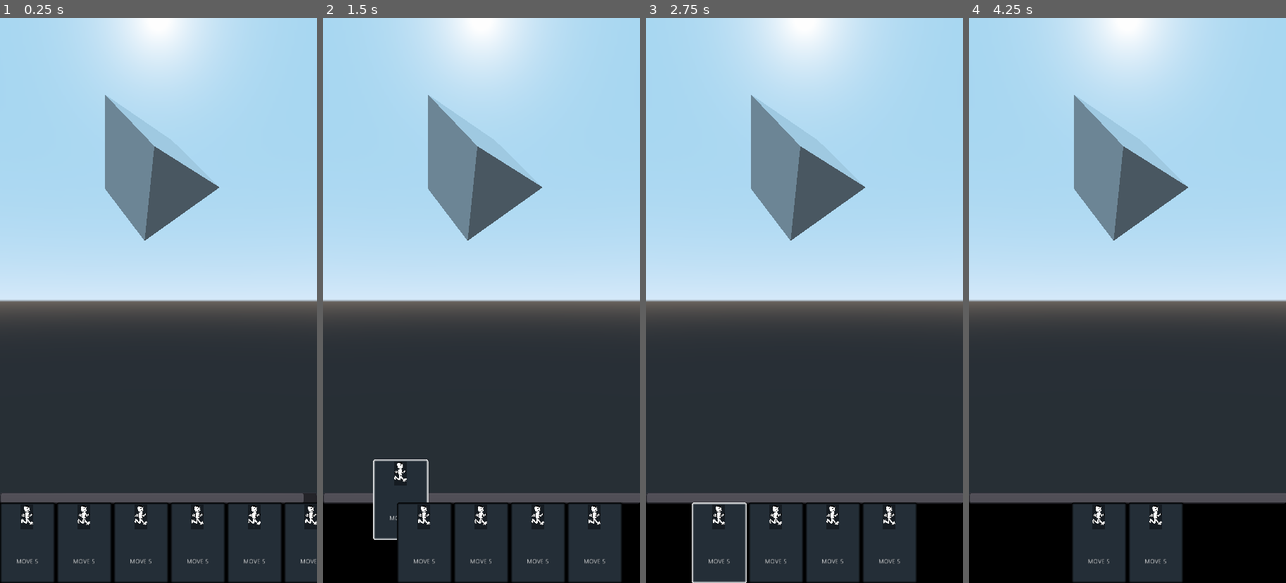
Above: before the commit, frames 1-4 (left to right).
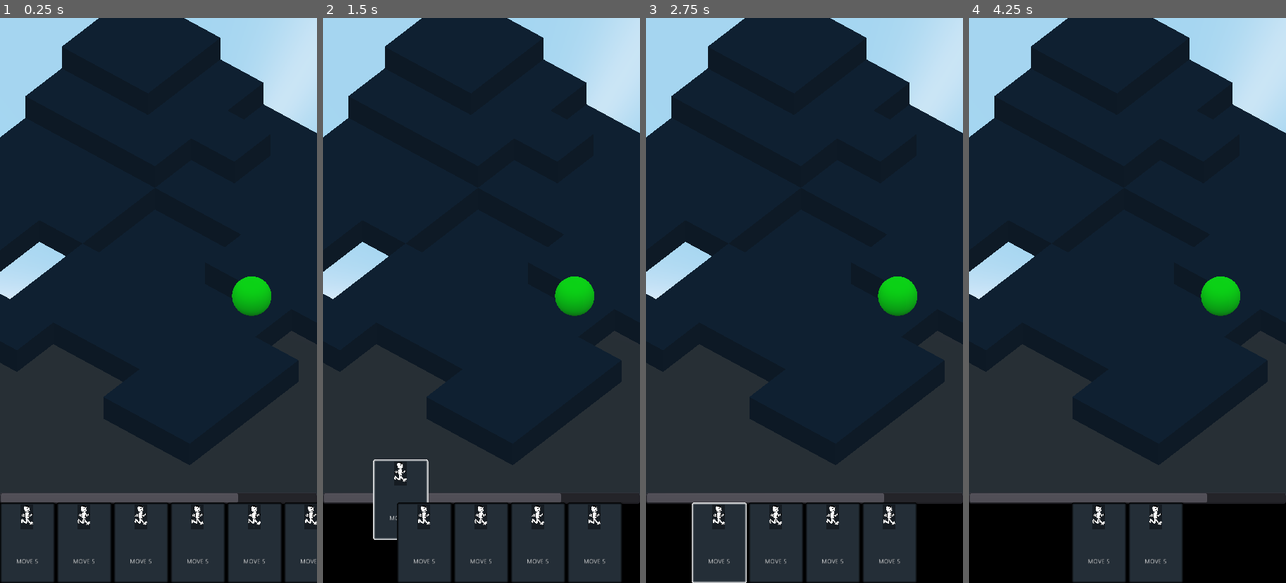
Above: after the commit, the same moments.

Repository: richardbonneau/space-rogue
Game: Godot game, scene res://Scenes/Main.tscn
Same seed, same stepped clock (60 frames per second), same inputs: the game is played once before the commit and once after it.
Inputs (mouse positions are in pixels of both pictures, inside the frame that each line leads up to):
- Up to frame 1 (0.25 s): no input
- Up to frame 2 (1.5 s): tap Enter at 0.5 s; drag from (351, 543) to (513, 176) at 0.52 s; drag from (367, 543) to (465, 413) at 1.27 s
- Up to frame 3 (2.75 s): move the mouse to (718, 543) at 2.02 s; click (718, 543) at 2.17 s
- Up to frame 4 (4.25 s): tap Space at 2.75 s; drag from (1098, 543) to (1032, 215) at 2.77 s; drag from (1127, 543) to (1143, 300) at 3.52 s

The runs differ from the first frame. In frame 1, 59% of the frame differs, in the area x 0-100%, y 0-86%; in frame 2, 59%; in frame 3, 59%; in frame 4, 59%.

Commit message:
started work on tiles and level

Diff:
--- a/Deck/Card.gd
+++ b/Deck/Card.gd
@@ -29,7 +29,7 @@
 			print("pressed")
 			drag_position = get_global_mouse_position() - rect_global_position
 			position_before_drag = self.rect_position
-			get_owner().held_object = self
+			#get_owner().held_object = self
 		else:
 			drag_position = null
 			self.rect_position = position_before_drag
--- a/Deck/Card.tscn
+++ b/Deck/Card.tscn
@@ -6,9 +6,8 @@
 [ext_resource path="res://Deck/CardStyleBox.tres" type="StyleBox" id=4]
 
 [node name="Card" type="Panel"]
-margin_top = 0.44545
 margin_right = 125.0
-margin_bottom = 182.945
+margin_bottom = 182.5
 rect_min_size = Vector2( 125, 182.5 )
 mouse_default_cursor_shape = 6
 custom_styles/panel = ExtResource( 4 )
--- /dev/null
+++ b/Entities/Player.tscn
@@ -0,0 +1,13 @@
+[gd_scene load_steps=3 format=2]
+
+[sub_resource type="SphereMesh" id=1]
+
+[sub_resource type="SpatialMaterial" id=2]
+albedo_color = Color( 0, 1, 0.0156863, 1 )
+
+[node name="Player" type="Spatial"]
+
+[node name="MeshInstance" type="MeshInstance" parent="."]
+transform = Transform( 0.7, 0, 0, 0, 0.7, 0, 0, 0, 0.7, 0, 0.7, 0 )
+mesh = SubResource( 1 )
+material/0 = SubResource( 2 )
--- /dev/null
+++ b/Level/GameBoard.tscn
@@ -0,0 +1,190 @@
+[gd_scene load_steps=3 format=2]
+
+[ext_resource path="res://Level/Tile.tscn" type="PackedScene" id=1]
+[ext_resource path="res://Entities/Player.tscn" type="PackedScene" id=2]
+
+[node name="GameBoard" type="Spatial"]
+
+[node name="Camera" type="Camera" parent="."]
+transform = Transform( 0.766044, -0.413176, 0.492404, 0, 0.766044, 0.642788, -0.642788, -0.492404, 0.586824, 29, 26, 25.4075 )
+projection = 1
+current = true
+size = 20.0
+
+[node name="Tiles" type="Spatial" parent="."]
+
+[node name="Tile" parent="Tiles" instance=ExtResource( 1 )]
+
+[node name="Tile2" parent="Tiles" instance=ExtResource( 1 )]
+transform = Transform( 1, 0, 0, 0, 1, 0, 0, 0, 1, 0, 0, -2 )
+
+[node name="Tile3" parent="Tiles" instance=ExtResource( 1 )]
+transform = Transform( 1, 0, 0, 0, 1, 0, 0, 0, 1, 0, 1, -4 )
+
+[node name="Tile4" parent="Tiles" instance=ExtResource( 1 )]
+transform = Transform( 1, 0, 0, 0, 1, 0, 0, 0, 1, 0, 2, -6 )
+
+[node name="Tile6" parent="Tiles" instance=ExtResource( 1 )]
+transform = Transform( 1, 0, 0, 0, 1, 0, 0, 0, 1, 0, 2, -8 )
+
+[node name="Tile7" parent="Tiles" instance=ExtResource( 1 )]
+transform = Transform( 1, 0, 0, 0, 1, 0, 0, 0, 1, 2, 0, 0 )
+
+[node name="Tile8" parent="Tiles" instance=ExtResource( 1 )]
+transform = Transform( 1, 0, 0, 0, 1, 0, 0, 0, 1, 2, 0, -2 )
+
+[node name="Tile9" parent="Tiles" instance=ExtResource( 1 )]
+transform = Transform( 1, 0, 0, 0, 1, 0, 0, 0, 1, 2, 1, -4 )
+
+[node name="Tile10" parent="Tiles" instance=ExtResource( 1 )]
+transform = Transform( 1, 0, 0, 0, 1, 0, 0, 0, 1, 2, 2, -6 )
+
+[node name="Tile12" parent="Tiles" instance=ExtResource( 1 )]
+transform = Transform( 1, 0, 0, 0, 1, 0, 0, 0, 1, 2, 2, -8 )
+
+[node name="Tile13" parent="Tiles" instance=ExtResource( 1 )]
+transform = Transform( 1, 0, 0, 0, 1, 0, 0, 0, 1, 4, 0, 0 )
+
+[node name="Tile14" parent="Tiles" instance=ExtResource( 1 )]
+transform = Transform( 1, 0, 0, 0, 1, 0, 0, 0, 1, 4, 0, -2 )
+
+[node name="Tile15" parent="Tiles" instance=ExtResource( 1 )]
+transform = Transform( 1, 0, 0, 0, 1, 0, 0, 0, 1, 4, 1, -4 )
+
+[node name="Tile16" parent="Tiles" instance=ExtResource( 1 )]
+transform = Transform( 1, 0, 0, 0, 1, 0, 0, 0, 1, 4, 1, -6 )
+
+[node name="Tile17" parent="Tiles" instance=ExtResource( 1 )]
+transform = Transform( 1, 0, 0, 0, 1, 0, 0, 0, 1, 4, 0, -8 )
+
+[node name="Tile18" parent="Tiles" instance=ExtResource( 1 )]
+transform = Transform( 1, 0, 0, 0, 1, 0, 0, 0, 1, 4, 1, -8 )
+
+[node name="Tile19" parent="Tiles" instance=ExtResource( 1 )]
+transform = Transform( 1, 0, 0, 0, 1, 0, 0, 0, 1, 6, -1, 0 )
+
+[node name="Tile20" parent="Tiles" instance=ExtResource( 1 )]
+transform = Transform( 1, 0, 0, 0, 1, 0, 0, 0, 1, 6, -1, -2 )
+
+[node name="Tile21" parent="Tiles" instance=ExtResource( 1 )]
+transform = Transform( 1, 0, 0, 0, 1, 0, 0, 0, 1, 6, 0, -4 )
+
+[node name="Tile22" parent="Tiles" instance=ExtResource( 1 )]
+transform = Transform( 1, 0, 0, 0, 1, 0, 0, 0, 1, 6, 1, -6 )
+
+[node name="Tile23" parent="Tiles" instance=ExtResource( 1 )]
+transform = Transform( 1, 0, 0, 0, 1, 0, 0, 0, 1, 6, 0, -8 )
+
+[node name="Tile25" parent="Tiles" instance=ExtResource( 1 )]
+transform = Transform( 1, 0, 0, 0, 1, 0, 0, 0, 1, 8, -1, 0 )
+
+[node name="Tile26" parent="Tiles" instance=ExtResource( 1 )]
+transform = Transform( 1, 0, 0, 0, 1, 0, 0, 0, 1, 8, -1, -2 )
+
+[node name="Tile27" parent="Tiles" instance=ExtResource( 1 )]
+transform = Transform( 1, 0, 0, 0, 1, 0, 0, 0, 1, 8, 0, -4 )
+
+[node name="Tile28" parent="Tiles" instance=ExtResource( 1 )]
+transform = Transform( 1, 0, 0, 0, 1, 0, 0, 0, 1, 8, 0, -6 )
+
+[node name="Tile29" parent="Tiles" instance=ExtResource( 1 )]
+transform = Transform( 1, 0, 0, 0, 1, 0, 0, 0, 1, 8, 0, -8 )
+
+[node name="Tile31" parent="Tiles" instance=ExtResource( 1 )]
+transform = Transform( 1, 0, 0, 0, 1, 0, 0, 0, 1, 10, -1, 0 )
+
+[node name="Tile32" parent="Tiles" instance=ExtResource( 1 )]
+transform = Transform( 1, 0, 0, 0, 1, 0, 0, 0, 1, 10, 0, -2 )
+
+[node name="Tile33" parent="Tiles" instance=ExtResource( 1 )]
+transform = Transform( 1, 0, 0, 0, 1, 0, 0, 0, 1, 10, 0, -4 )
+
+[node name="Tile34" parent="Tiles" instance=ExtResource( 1 )]
+transform = Transform( 1, 0, 0, 0, 1, 0, 0, 0, 1, 10, 0, -6 )
+
+[node name="Tile35" parent="Tiles" instance=ExtResource( 1 )]
+transform = Transform( 1, 0, 0, 0, 1, 0, 0, 0, 1, 10, 0, -8 )
+
+[node name="Tile37" parent="Tiles" instance=ExtResource( 1 )]
+transform = Transform( 1, 0, 0, 0, 1, 0, 0, 0, 1, 12, 0, 0 )
+
+[node name="Tile38" parent="Tiles" instance=ExtResource( 1 )]
+transform = Transform( 1, 0, 0, 0, 1, 0, 0, 0, 1, 12, 0, -2 )
+
+[node name="Tile39" parent="Tiles" instance=ExtResource( 1 )]
+transform = Transform( 1, 0, 0, 0, 1, 0, 0, 0, 1, 12, 0, -4 )
+
+[node name="Tile40" parent="Tiles" instance=ExtResource( 1 )]
+transform = Transform( 1, 0, 0, 0, 1, 0, 0, 0, 1, 12, 1, -6 )
+
+[node name="Tile41" parent="Tiles" instance=ExtResource( 1 )]
+transform = Transform( 1, 0, 0, 0, 1, 0, 0, 0, 1, 12, 1, -8 )
+
+[node name="Tile49" parent="Tiles" instance=ExtResource( 1 )]
+transform = Transform( 1, 0, 0, 0, 1, 0, 0, 0, 1, 14, 0, 2 )
+
+[node name="Tile50" parent="Tiles" instance=ExtResource( 1 )]
+transform = Transform( 1, 0, 0, 0, 1, 0, 0, 0, 1, 12, 0, 2 )
+
+[node name="Tile51" parent="Tiles" instance=ExtResource( 1 )]
+transform = Transform( 1, 0, 0, 0, 1, 0, 0, 0, 1, 10, 0, 2 )
+
+[node name="Tile52" parent="Tiles" instance=ExtResource( 1 )]
+transform = Transform( 1, 0, 0, 0, 1, 0, 0, 0, 1, 8, 0, 2 )
+
+[node name="Tile53" parent="Tiles" instance=ExtResource( 1 )]
+transform = Transform( 1, 0, 0, 0, 1, 0, 0, 0, 1, 6, 0, 2 )
+
+[node name="Tile55" parent="Tiles" instance=ExtResource( 1 )]
+transform = Transform( 1, 0, 0, 0, 1, 0, 0, 0, 1, 2, 0, 2 )
+
+[node name="Tile56" parent="Tiles" instance=ExtResource( 1 )]
+transform = Transform( 1, 0, 0, 0, 1, 0, 0, 0, 1, 0, 0, 2 )
+
+[node name="Tile57" parent="Tiles" instance=ExtResource( 1 )]
+transform = Transform( 1, 0, 0, 0, 1, 0, 0, 0, 1, 14, 0, 4 )
+
+[node name="Tile58" parent="Tiles" instance=ExtResource( 1 )]
+transform = Transform( 1, 0, 0, 0, 1, 0, 0, 0, 1, 12, 0, 4 )
+
+[node name="Tile59" parent="Tiles" instance=ExtResource( 1 )]
+transform = Transform( 1, 0, 0, 0, 1, 0, 0, 0, 1, 10, 0, 4 )
+
+[node name="Tile60" parent="Tiles" instance=ExtResource( 1 )]
+transform = Transform( 1, 0, 0, 0, 1, 0, 0, 0, 1, 8, 0, 4 )
+
+[node name="Tile61" parent="Tiles" instance=ExtResource( 1 )]
+transform = Transform( 1, 0, 0, 0, 1, 0, 0, 0, 1, 6, 0, 4 )
+
+[node name="Tile63" parent="Tiles" instance=ExtResource( 1 )]
+transform = Transform( 1, 0, 0, 0, 1, 0, 0, 0, 1, 2, 0, 4 )
+
+[node name="Tile64" parent="Tiles" instance=ExtResource( 1 )]
+transform = Transform( 1, 0, 0, 0, 1, 0, 0, 0, 1, 0, 0, 4 )
+
+[node name="Tile65" parent="Tiles" instance=ExtResource( 1 )]
+transform = Transform( 1, 0, 0, 0, 1, 0, 0, 0, 1, 14, 0, 6 )
+
+[node name="Tile66" parent="Tiles" instance=ExtResource( 1 )]
+transform = Transform( 1, 0, 0, 0, 1, 0, 0, 0, 1, 12, 0, 6 )
+
+[node name="Tile69" parent="Tiles" instance=ExtResource( 1 )]
+transform = Transform( 1, 0, 0, 0, 1, 0, 0, 0, 1, 6, 0, 6 )
+
+[node name="Tile70" parent="Tiles" instance=ExtResource( 1 )]
+transform = Transform( 1, 0, 0, 0, 1, 0, 0, 0, 1, 4, 0, 6 )
+
+[node name="Tile71" parent="Tiles" instance=ExtResource( 1 )]
+transform = Transform( 1, 0, 0, 0, 1, 0, 0, 0, 1, 2, 0, 6 )
+
+[node name="Tile44" parent="Tiles" instance=ExtResource( 1 )]
+transform = Transform( 1, 0, 0, 0, 1, 0, 0, 0, 1, 14, 0, -2 )
+
+[node name="Tile45" parent="Tiles" instance=ExtResource( 1 )]
+transform = Transform( 1, 0, 0, 0, 1, 0, 0, 0, 1, 14, 0, -4 )
+
+[node name="Tile46" parent="Tiles" instance=ExtResource( 1 )]
+transform = Transform( 1, 0, 0, 0, 1, 0, 0, 0, 1, 14, 1, -6 )
+
+[node name="Player" parent="." instance=ExtResource( 2 )]
+transform = Transform( 1, 0, 0, 0, 1, 0, 0, 0, 1, 12, 0, 0 )
--- /dev/null
+++ b/Level/Tile.tscn
@@ -0,0 +1,52 @@
+[gd_scene load_steps=6 format=2]
+
+[sub_resource type="CubeMesh" id=1]
+
+[sub_resource type="SpatialMaterial" id=3]
+albedo_color = Color( 0.0470588, 0.121569, 0.184314, 1 )
+
+[sub_resource type="BoxShape" id=2]
+
+[sub_resource type="PlaneMesh" id=4]
+
+[sub_resource type="SpatialMaterial" id=5]
+albedo_color = Color( 0.733333, 0.901961, 1, 1 )
+
+[node name="Tile" type="StaticBody"]
+
+[node name="Mesh" type="MeshInstance" parent="."]
+transform = Transform( 1, 0, 0, 0, 0.5, 0, 0, 0, 1, 0, -0.5, 0 )
+mesh = SubResource( 1 )
+material/0 = SubResource( 3 )
+
+[node name="Collision" type="CollisionShape" parent="."]
+transform = Transform( 1, 0, 0, 0, 0.5, 0, 0, 0, 1, 0, -0.5, 0 )
+shape = SubResource( 2 )
+
+[node name="Ray" type="Spatial" parent="."]
+
+[node name="Above" type="RayCast" parent="Ray"]
+transform = Transform( 1, 0, 0, 0, 1, 0, 0, 0, 1, 0, -0.5, 0 )
+cast_to = Vector3( 0, 1.5, 0 )
+
+[node name="North" type="RayCast" parent="Ray"]
+transform = Transform( 1, 0, 0, 0, 1, 0, 0, 0, 1, 0, 5, -2 )
+cast_to = Vector3( 0, -10, 0 )
+
+[node name="South" type="RayCast" parent="Ray"]
+transform = Transform( 1, 0, 0, 0, 1, 0, 0, 0, 1, 0, 5, 2 )
+cast_to = Vector3( 0, -10, 0 )
+
+[node name="East" type="RayCast" parent="Ray"]
+transform = Transform( 1, 0, 0, 0, 1, 0, 0, 0, 1, 2, 5, 0 )
+cast_to = Vector3( 0, -10, 0 )
+
+[node name="West" type="RayCast" parent="Ray"]
+transform = Transform( 1, 0, 0, 0, 1, 0, 0, 0, 1, -2, 5, 0 )
+cast_to = Vector3( 0, -10, 0 )
+
+[node name="Highlight" type="MeshInstance" parent="."]
+transform = Transform( 0.9, 0, 0, 0, 0.9, 0, 0, 0, 0.9, 0, 0.001, 0 )
+visible = false
+mesh = SubResource( 4 )
+material/0 = SubResource( 5 )
--- a/Main.gd
+++ b/Main.gd
@@ -1,3 +1 @@
 extends Node
-
-var held_object = null
--- a/Scenes/GameBoard.tscn
+++ /dev/null
@@ -1,3 +0,0 @@
-[gd_scene format=2]
-
-[node name="GameBoard" type="Spatial"]
--- a/Scenes/Main.tscn
+++ b/Scenes/Main.tscn
@@ -1,101 +1,12 @@
-[gd_scene load_steps=7 format=2]
+[gd_scene load_steps=4 format=2]
 
 [ext_resource path="res://Main.gd" type="Script" id=1]
-[ext_resource path="res://Deck/Card.tscn" type="PackedScene" id=2]
-[ext_resource path="res://Scenes/GameBoard.tscn" type="PackedScene" id=3]
-[ext_resource path="res://Scenes/Hand.gd" type="Script" id=4]
-
-[sub_resource type="PrismMesh" id=1]
-
-[sub_resource type="Theme" id=2]
+[ext_resource path="res://UI/Hand.tscn" type="PackedScene" id=2]
+[ext_resource path="res://Level/GameBoard.tscn" type="PackedScene" id=3]
 
 [node name="Main" type="Node"]
 script = ExtResource( 1 )
 
 [node name="GameBoard" parent="." instance=ExtResource( 3 )]
 
-[node name="Camera" type="Camera" parent="GameBoard"]
-
-[node name="MeshInstance" type="MeshInstance" parent="GameBoard"]
-transform = Transform( 0.815156, -0.29244, 0.5, 0.579228, 0.40558, -0.707107, 0.00399628, 0.866016, 0.5, -0.279565, 2.98495, -8.38049 )
-mesh = SubResource( 1 )
-material/0 = null
-
-[node name="ColorRect" type="ColorRect" parent="."]
-anchor_top = 0.845
-anchor_right = 1.0
-anchor_bottom = 1.0
-margin_top = 0.399902
-color = Color( 0, 0, 0, 1 )
-__meta__ = {
-"_edit_use_anchors_": false
-}
-
-[node name="HScrollBar" type="HScrollBar" parent="ColorRect"]
-margin_top = -7.0
-margin_right = 720.0
-margin_bottom = 18.0
-max_value = 100.0
-page = 75.0
-__meta__ = {
-"_edit_use_anchors_": false
-}
-
-[node name="ScrollContainer" type="ScrollContainer" parent="ColorRect"]
-anchor_top = 1.0
-anchor_right = 1.0
-anchor_bottom = 1.0
-margin_top = -182.0
-rect_clip_content = false
-theme = SubResource( 2 )
-scroll_vertical_enabled = false
-__meta__ = {
-"_edit_use_anchors_": false
-}
-
-[node name="Hand" type="HBoxContainer" parent="ColorRect/ScrollContainer"]
-margin_right = 770.0
-margin_bottom = 182.0
-size_flags_horizontal = 3
-alignment = 1
-script = ExtResource( 4 )
-__meta__ = {
-"_edit_use_anchors_": false
-}
-
-[node name="Card" parent="ColorRect/ScrollContainer/Hand" instance=ExtResource( 2 )]
-margin_top = 0.0
-margin_bottom = 182.5
-
-[node name="Card5" parent="ColorRect/ScrollContainer/Hand" instance=ExtResource( 2 )]
-margin_left = 129.0
-margin_top = 0.0
-margin_right = 254.0
-margin_bottom = 182.5
-
-[node name="Card6" parent="ColorRect/ScrollContainer/Hand" instance=ExtResource( 2 )]
-margin_left = 258.0
-margin_top = 0.0
-margin_right = 383.0
-margin_bottom = 182.5
-
-[node name="Card2" parent="ColorRect/ScrollContainer/Hand" instance=ExtResource( 2 )]
-margin_left = 387.0
-margin_top = 0.0
-margin_right = 512.0
-margin_bottom = 182.5
-
-[node name="Card3" parent="ColorRect/ScrollContainer/Hand" instance=ExtResource( 2 )]
-margin_left = 516.0
-margin_top = 0.0
-margin_right = 641.0
-margin_bottom = 182.5
-
-[node name="Card4" parent="ColorRect/ScrollContainer/Hand" instance=ExtResource( 2 )]
-margin_left = 645.0
-margin_top = 0.0
-margin_right = 770.0
-margin_bottom = 182.5
-[connection signal="tree_exited" from="ColorRect" to="." method="_on_ColorRect_tree_exited"]
-[connection signal="value_changed" from="ColorRect/HScrollBar" to="ColorRect/ScrollContainer/Hand" method="_on_HScrollBar_value_changed"]
-[connection signal="mouse_exited" from="ColorRect/ScrollContainer" to="." method="_on_ScrollContainer_mouse_exited"]
+[node name="ColorRect" parent="." instance=ExtResource( 2 )]
--- a/Scenes/Hand.gd
+++ b/UI/Hand.gd
@@ -11,8 +11,9 @@
 var scroll_container : ScrollContainer
 
 func _ready():
-	scrollbar = self.get_owner().get_node("ColorRect/HScrollBar")
-	scroll_container = self.get_owner().get_node("ColorRect/ScrollContainer")
+	scrollbar = self.get_owner().get_node("./HScrollBar")
+	scroll_container = self.get_owner().get_node("./ScrollContainer")
+	print("scrollbar",scrollbar)
 	var temp_card = card.instance()
 	card_width = temp_card.get_size().x
 	temp_card.queue_free()
@@ -27,8 +28,8 @@
 	var total_hand_width : float = card_width * num_of_cards
 	var maximum_num_of_cards : float = hand_container_width / card_width
 
-	scrollbar.set_max(total_hand_width)
-	scrollbar.set_page(hand_container_width)
+	#scrollbar.set_max(total_hand_width)
+	#scrollbar.set_page(hand_container_width)
 	print("total_hand_width ",num_of_cards)
 
 
--- /dev/null
+++ b/UI/Hand.tscn
@@ -0,0 +1,70 @@
+[gd_scene load_steps=4 format=2]
+
+[ext_resource path="res://Deck/Card.tscn" type="PackedScene" id=1]
+[ext_resource path="res://UI/Hand.gd" type="Script" id=3]
+
+[sub_resource type="Theme" id=1]
+
+[node name="Hand" type="ColorRect"]
+anchor_top = 0.845
+anchor_right = 1.0
+anchor_bottom = 1.0
+margin_top = 0.399902
+color = Color( 0, 0, 0, 1 )
+__meta__ = {
+"_edit_use_anchors_": false
+}
+
+[node name="HScrollBar" type="HScrollBar" parent="."]
+margin_top = -7.0
+margin_right = 720.0
+margin_bottom = 18.0
+page = 75.0
+__meta__ = {
+"_edit_use_anchors_": false
+}
+
+[node name="ScrollContainer" type="ScrollContainer" parent="."]
+anchor_top = 1.0
+anchor_right = 1.0
+anchor_bottom = 1.0
+margin_top = -182.0
+rect_clip_content = false
+theme = SubResource( 1 )
+scroll_vertical_enabled = false
+__meta__ = {
+"_edit_use_anchors_": false
+}
+
+[node name="HBox" type="HBoxContainer" parent="ScrollContainer"]
+margin_right = 770.0
+margin_bottom = 182.0
+size_flags_horizontal = 3
+alignment = 1
+script = ExtResource( 3 )
+__meta__ = {
+"_edit_use_anchors_": false
+}
+
+[node name="Card" parent="ScrollContainer/HBox" instance=ExtResource( 1 )]
+
+[node name="Card5" parent="ScrollContainer/HBox" instance=ExtResource( 1 )]
+margin_left = 129.0
+margin_right = 254.0
+
+[node name="Card6" parent="ScrollContainer/HBox" instance=ExtResource( 1 )]
+margin_left = 258.0
+margin_right = 383.0
+
+[node name="Card2" parent="ScrollContainer/HBox" instance=ExtResource( 1 )]
+margin_left = 387.0
+margin_right = 512.0
+
+[node name="Card3" parent="ScrollContainer/HBox" instance=ExtResource( 1 )]
+margin_left = 516.0
+margin_right = 641.0
+
+[node name="Card4" parent="ScrollContainer/HBox" instance=ExtResource( 1 )]
+margin_left = 645.0
+margin_right = 770.0
+[connection signal="value_changed" from="HScrollBar" to="ScrollContainer/HBox" method="_on_HScrollBar_value_changed"]
